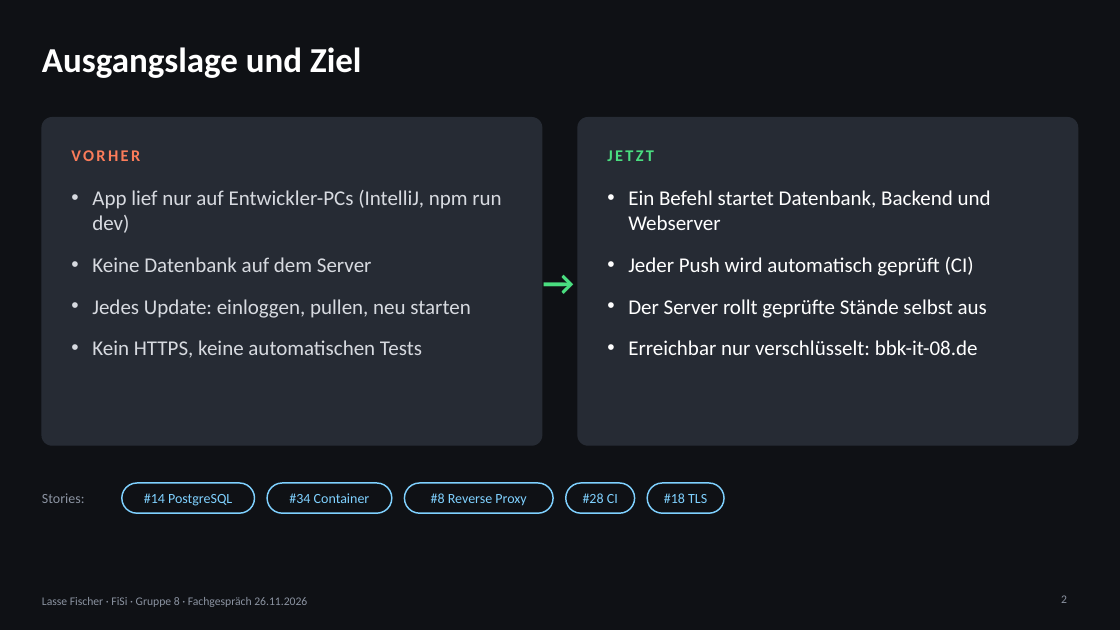
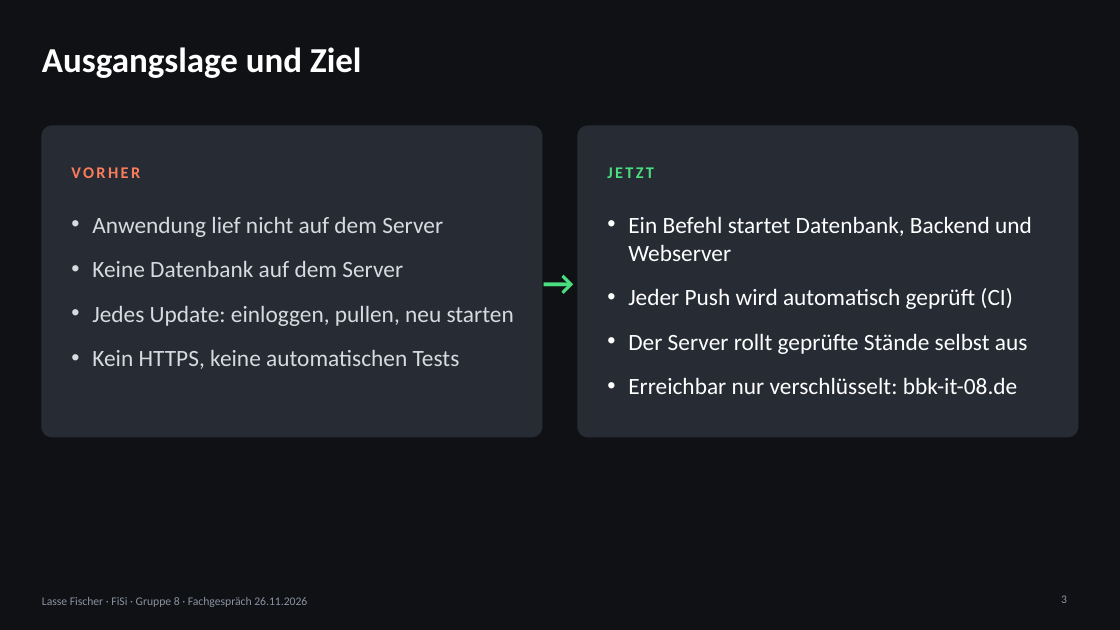
Before and after one commit to 24it1schumacher/Abschlussprojekt_Berufsschule_Gruppe_8, a slide deck: slide 3 of docs/praesentation/Fachgespraech_Lasse_Fischer_2026-11-26.pptx (slide 2 before the commit). Drawn at 1120x630 pixels with LibreOffice and Linux fonts; fonts in the diff are those of the drawing. Boxes give left, top, right and bottom in pixels: in the first picture for what was removed or moved away, otherwise in the second. Text is boxed around its words. In the diff, an @@ line names an element or a change of style, - is before the commit and + after.

```diff
--- a/docs/praesentation/Fachgespraech_Lasse_Fischer_2026-11-26.pptx
+++ b/docs/praesentation/Fachgespraech_Lasse_Fischer_2026-11-26.pptx
@@ rounded rectangle resized from (x1=42, y1=118, x2=542, y2=445) to (x1=42, y1=126, x2=542, y2=437) @@
@@ rounded rectangle at (x1=42, y1=126, x2=542, y2=437): proportions changed @@
@@ rounded rectangle at (x1=578, y1=126, x2=1078, y2=437): proportions changed @@
@@ rounded rectangle resized from (x1=578, y1=118, x2=1078, y2=445) to (x1=578, y1=126, x2=1078, y2=437) @@
@@ text "VORHER" moved from (x1=71, y1=150, x2=140, y2=161) to (x1=71, y1=167, x2=140, y2=178) @@
@@ text "JETZT" moved from (x1=607, y1=150, x2=654, y2=161) to (x1=607, y1=167, x2=654, y2=178) @@
@@ text "Anwendung lief nicht auf dem ..." moved from (x1=92, y1=190, x2=501, y2=357) to (x1=92, y1=217, x2=514, y2=369) @@
@@ text at (x1=92, y1=217, x2=443, y2=237): text changed; size 18 to 20 pt @@
-• App lief nur auf Entwickler-PCs (IntelliJ, npm run dev)
+• Anwendung lief nicht auf dem Server
@@ text "Ein Befehl startet Datenbank, Backend ..." moved from (x1=628, y1=190, x2=991, y2=355) to (x1=628, y1=216, x2=1032, y2=394) @@
@@ text "Ein Befehl startet Datenbank, Backend ..." at (x1=628, y1=216, x2=1032, y2=394): size 18 to 20 pt @@
@@ text at (x1=92, y1=261, x2=514, y2=369): size 18 to 20 pt in "Keine Datenbank auf dem Server", "Jedes Update: einloggen, pullen, neu starten", "Kein HTTPS, keine automatischen Tests" @@
@@ text removed at (x1=42, y1=493, x2=85, y2=503) @@
-Stories:
@@ rounded rectangle removed at (x1=122, y1=483, x2=255, y2=513) @@
@@ text removed at (x1=144, y1=493, x2=232, y2=506) @@
-#14 PostgreSQL
@@ rounded rectangle removed at (x1=267, y1=483, x2=392, y2=513) @@
@@ text removed at (x1=289, y1=493, x2=370, y2=503) @@
-#34 Container
@@ rounded rectangle removed at (x1=405, y1=483, x2=554, y2=513) @@
@@ text removed at (x1=431, y1=493, x2=526, y2=506) @@
-#8 Reverse Proxy
@@ rounded rectangle removed at (x1=566, y1=483, x2=635, y2=513) @@
@@ text removed at (x1=583, y1=493, x2=618, y2=503) @@
-#28 CI
@@ rounded rectangle removed at (x1=648, y1=483, x2=725, y2=513) @@
@@ text removed at (x1=664, y1=493, x2=707, y2=503) @@
-#18 TLS
```
Also in this commit, not shown: 5 other slides changed, 1 slide added, 5 other files.
